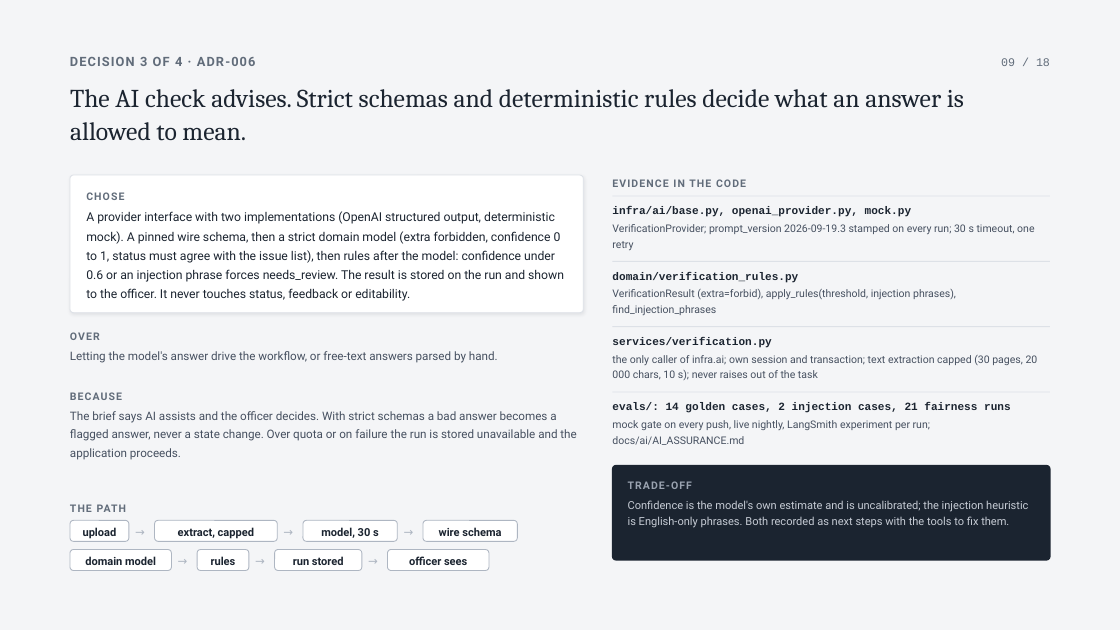
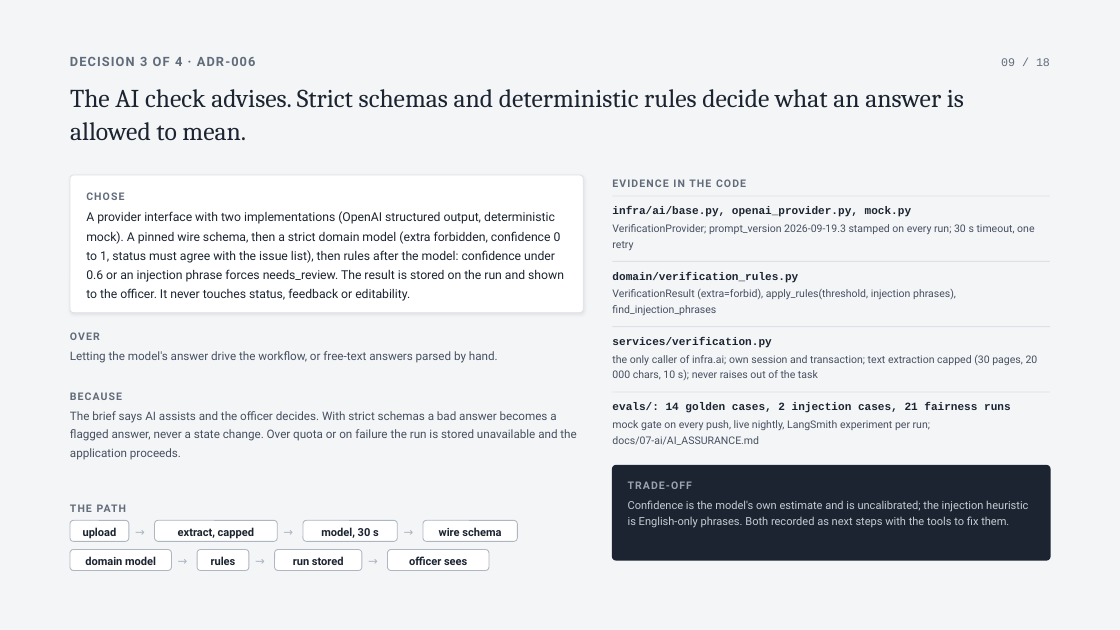
Before and after one commit to SuhaasNv/permitflow, a slide deck: slide 9 of docs/13-debrief/technical-deck/PermitFlow-technical.pptx. Drawn at 1120x630 pixels with LibreOffice and Linux fonts; fonts in the diff are those of the drawing. Boxes give left, top, right and bottom in pixels: in the first picture for what was removed or moved away, otherwise in the second. Text is boxed around its words. In the diff, an @@ line names an element or a change of style, - is before the commit and + after.

Commit message:
docs: technical deck follows the numbered folders

```diff
--- a/docs/13-debrief/technical-deck/PermitFlow-technical.pptx
+++ b/docs/13-debrief/technical-deck/PermitFlow-technical.pptx
@@ text at box(612, 420, 930, 445): text changed @@
-mock gate on every push, live nightly, LangSmith experiment per run; docs/ai/AI_ASSURANCE.md
+mock gate on every push, live nightly, LangSmith experiment per run; docs/07-ai/AI_ASSURANCE.md
```
Also in this commit, not shown: 7 other slides changed, 1 other file.
